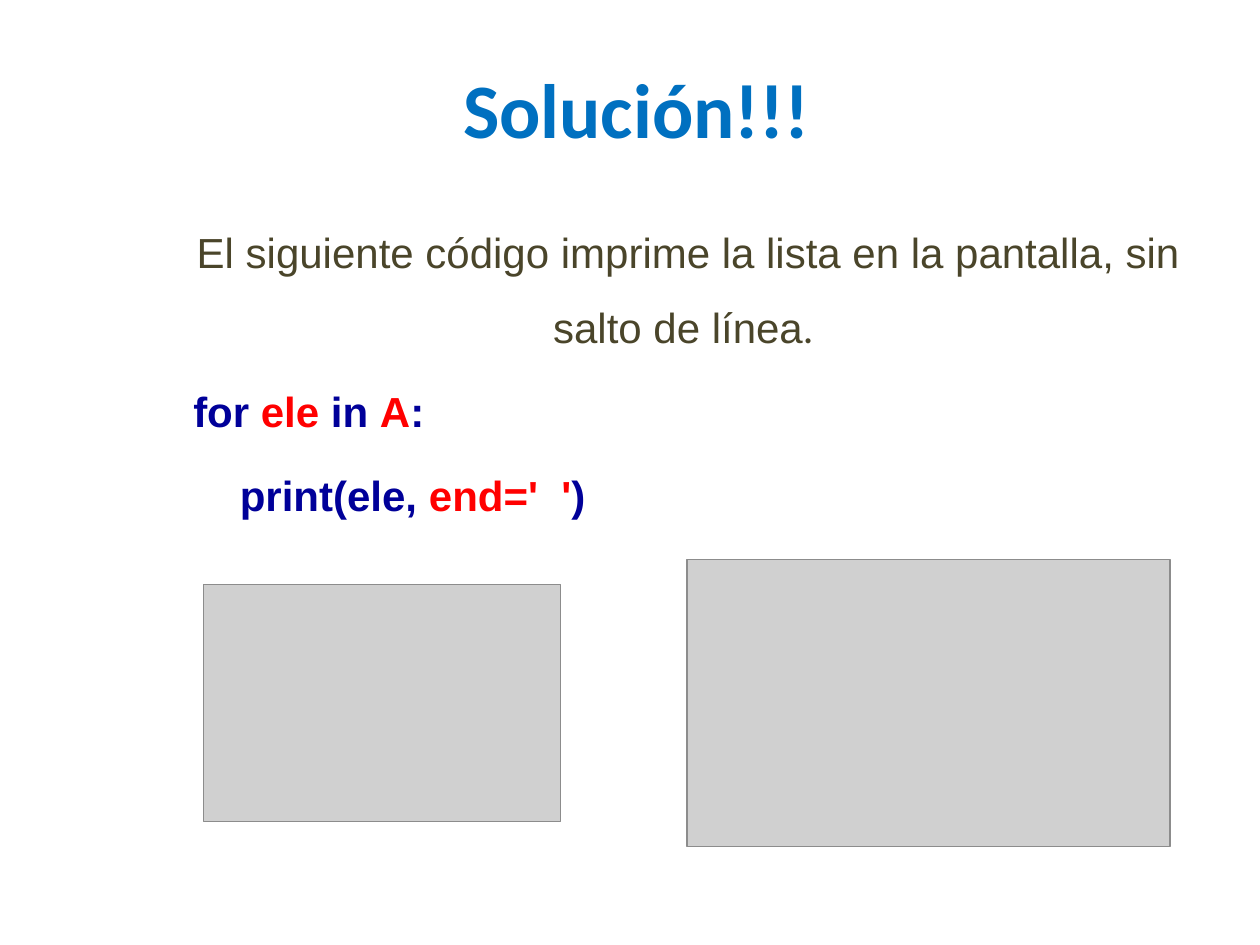
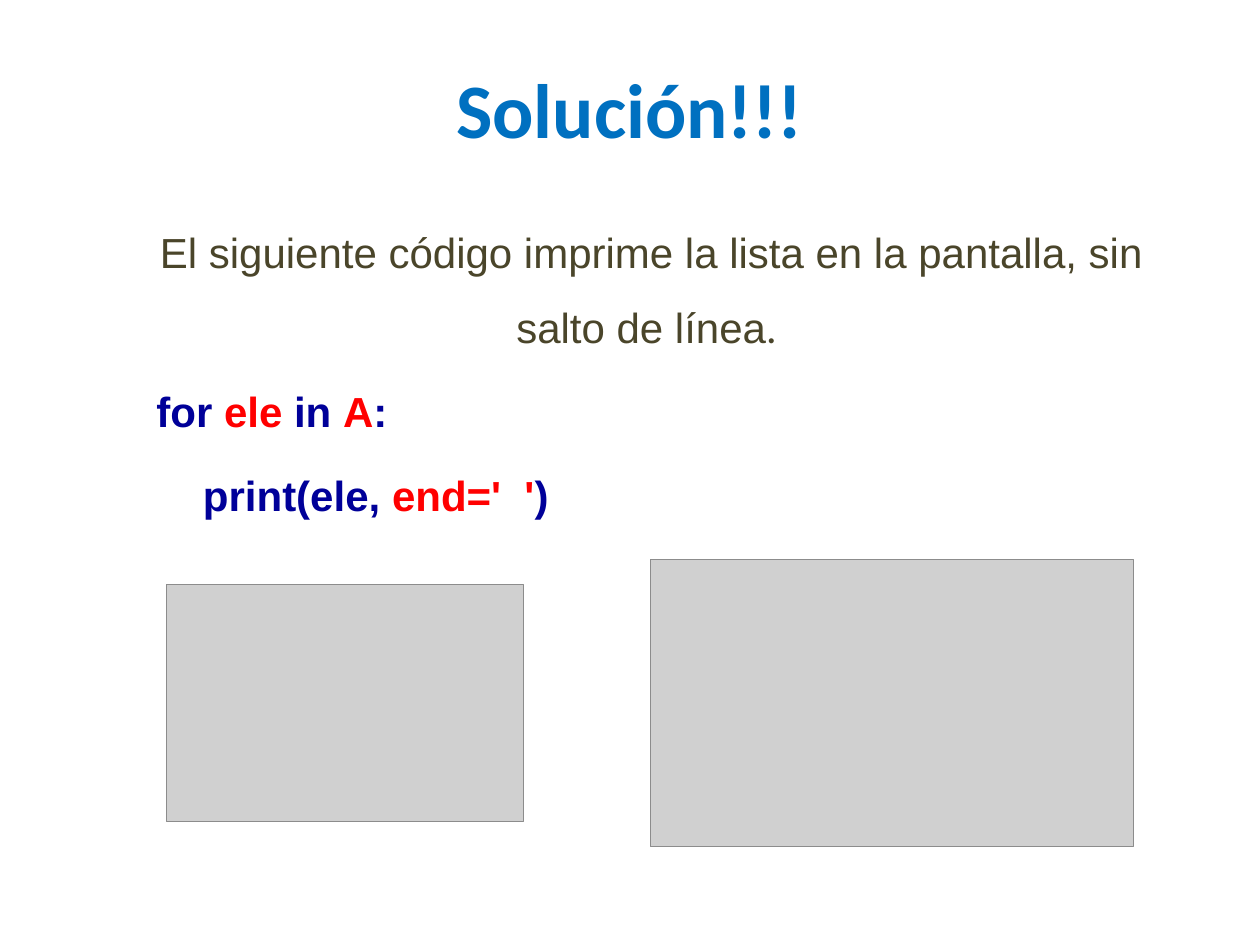
Before and after one commit to lizetheP/PensamientoC, a slide deck: slide 22 of calendario/documentos/7_Listas_Arreglos.pptx. Drawn at 1260x945 pixels with LibreOffice and Linux fonts; fonts in the diff are those of the drawing; grey boxes stand for pictures. Boxes give left, top, right and bottom in pixels: in the first picture for what was removed or moved away, otherwise in the second. Text is boxed around its words. In the diff, an @@ line names an element or a change of style, - is before the commit and + after.

```diff
--- a/calendario/documentos/7_Listas_Arreglos.pptx
+++ b/calendario/documentos/7_Listas_Arreglos.pptx
@@ text "Solución!!!" moved from (x1=463, y1=84, x2=810, y2=139) to (x1=456, y1=84, x2=803, y2=139) @@
@@ 2 pictures, 1 text moved together from (x1=193, y1=237, x2=1180, y2=847) to (x1=156, y1=237, x2=1143, y2=847) @@
```
Also in this commit, not shown: 13 other slides changed, 1 slide added, 3 other files.
